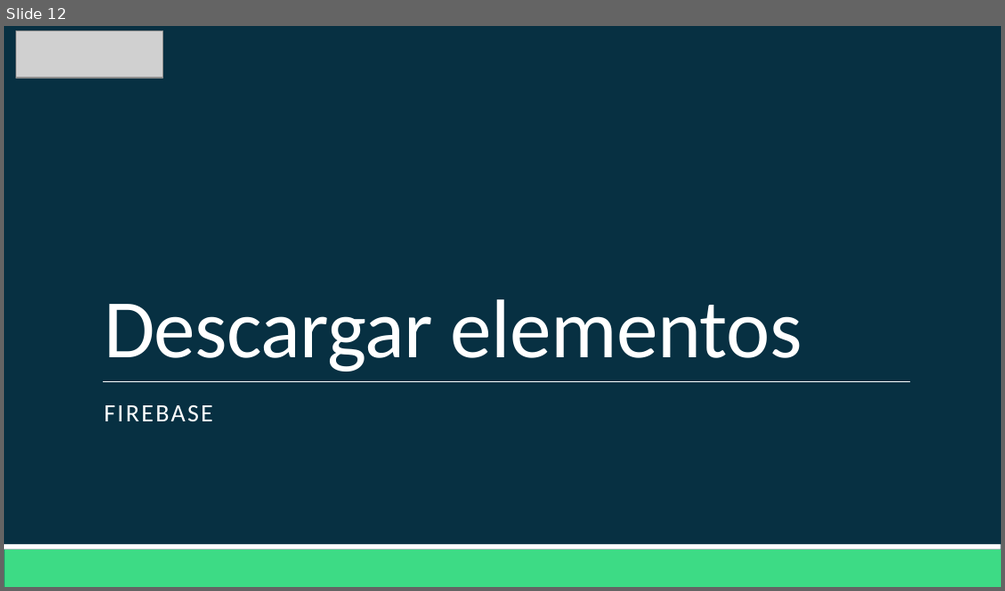
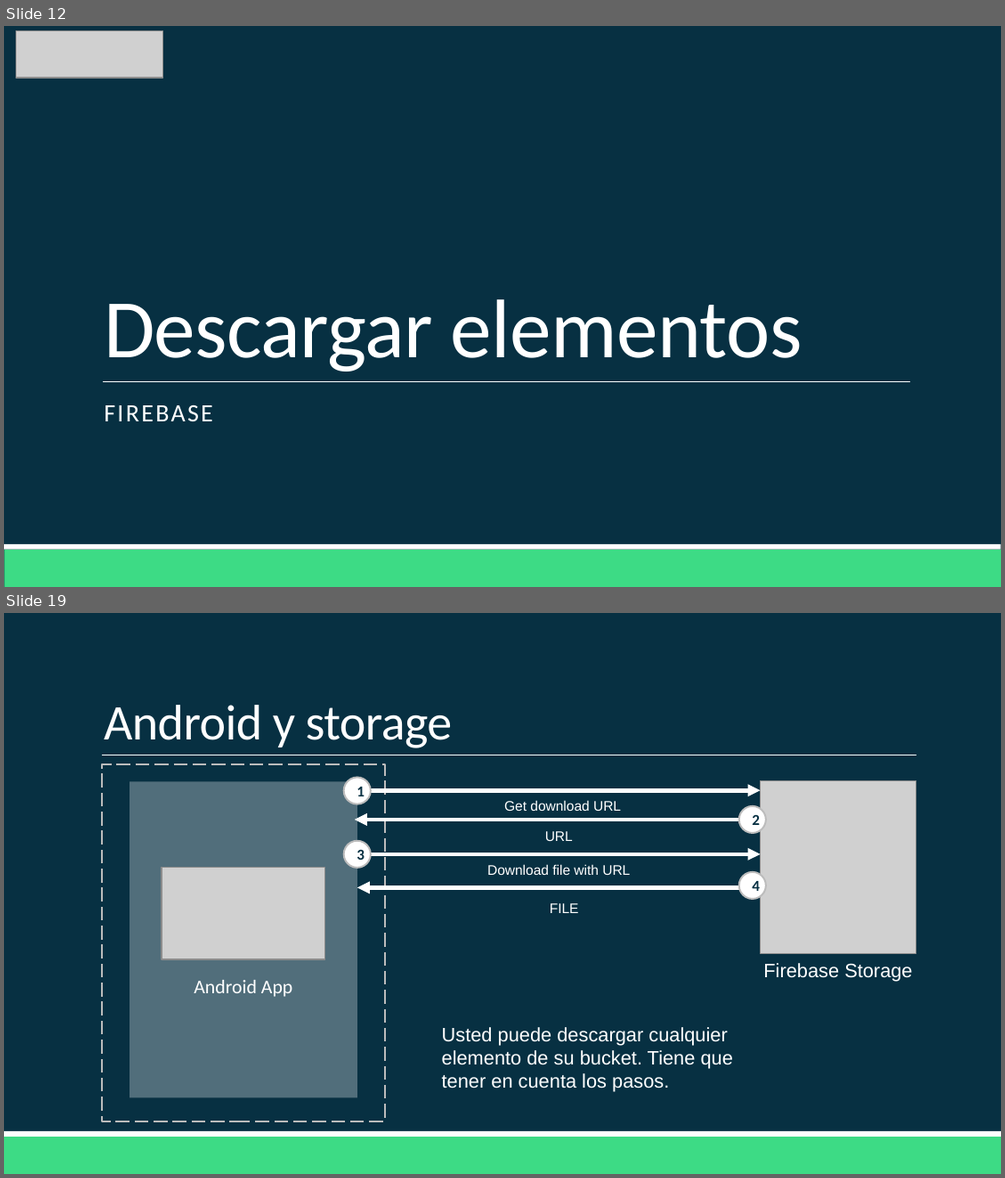
Before and after one commit to Domiciano/AppMoviles201, a slide deck: Clase 13/Clase 13.pptx. Shown one above the other, each under a label of ours: slide 12 before the commit, slides 12 and 19 after it; the slides between them are not shown. The pictures are 1005x591 and 1005x1178 pixels, drawn with LibreOffice and Linux fonts; fonts in the diff are those of the drawing; grey boxes stand for pictures. Boxes give left, top, right and bottom in pixels: in the first picture for what was removed or moved away, otherwise in the second. Text is boxed around its words. In the diff, an @@ line names an element or a change of style, - is before the commit and + after.

```diff
--- a/Clase 13/Clase 13.pptx
+++ b/Clase 13/Clase 13.pptx
@@ slide 19 added at (4, 613, 1001, 1174), background #073042; not listed: 2 template elements that a slide beside it also shows @@
@@ title added at (104, 705, 452, 748), 36 pt, text #FFFFFF @@
+Android y storage
@@ line added from (102, 755) to (916, 755), #FFFFFF 0.5 pt @@
@@ rectangle added at (102, 763, 384, 1120), outline #BDBDBD 1.25 pt dashed @@
@@ rectangle added at (129, 781, 356, 1097), fill #FFFFFF at 30% opacity, 14 pt, text #FFFFFF @@
+Android App
@@ ellipse added at (344, 778, 371, 804), fill #FFFFFF, outline #BDBDBD 1.25 pt, 11 pt, text #073042, bold @@
+1
@@ arrow added from (356, 790) to (760, 790), #FFFFFF 3 pt @@
@@ picture added at (760, 780, 916, 953) @@
@@ arrow added from (760, 819) to (355, 819), #FFFFFF 3 pt @@
@@ text added at (504, 800, 621, 811), 10 pt, text #FFFFFF @@
+Get download URL
@@ ellipse added at (738, 806, 766, 834), fill #FFFFFF, outline #BDBDBD 1.25 pt, 11 pt, text #073042, bold @@
+2
@@ ellipse added at (344, 840, 371, 868), fill #FFFFFF, outline #BDBDBD 1.25 pt, 11 pt, text #073042, bold @@
+3
@@ text added at (545, 831, 573, 841), 10 pt, text #FFFFFF @@
+URL
@@ picture added at (162, 868, 325, 959) @@
@@ arrow added from (356, 854) to (760, 854), #FFFFFF 3 pt @@
@@ text added at (487, 864, 630, 875), 10 pt, text #FFFFFF @@
+Download file with URL
@@ ellipse added at (738, 872, 766, 899), fill #FFFFFF, outline #BDBDBD 1.25 pt, 11 pt, text #073042, bold @@
+4
@@ arrow added from (760, 887) to (356, 887), #FFFFFF 3 pt @@
@@ text added at (550, 903, 579, 913), 10 pt, text #FFFFFF @@
+FILE
@@ text added at (763, 963, 912, 981), 14 pt, text #FFFFFF @@
+Firebase Storage
@@ text added at (442, 1027, 733, 1092), 14 pt, text #FFFFFF @@
+Usted puede descargar cualquier elemento de su bucket. Tiene que tener en cuenta los pasos.
```
Also in this commit, not shown: 8 slides changed, 9 other slides added.
